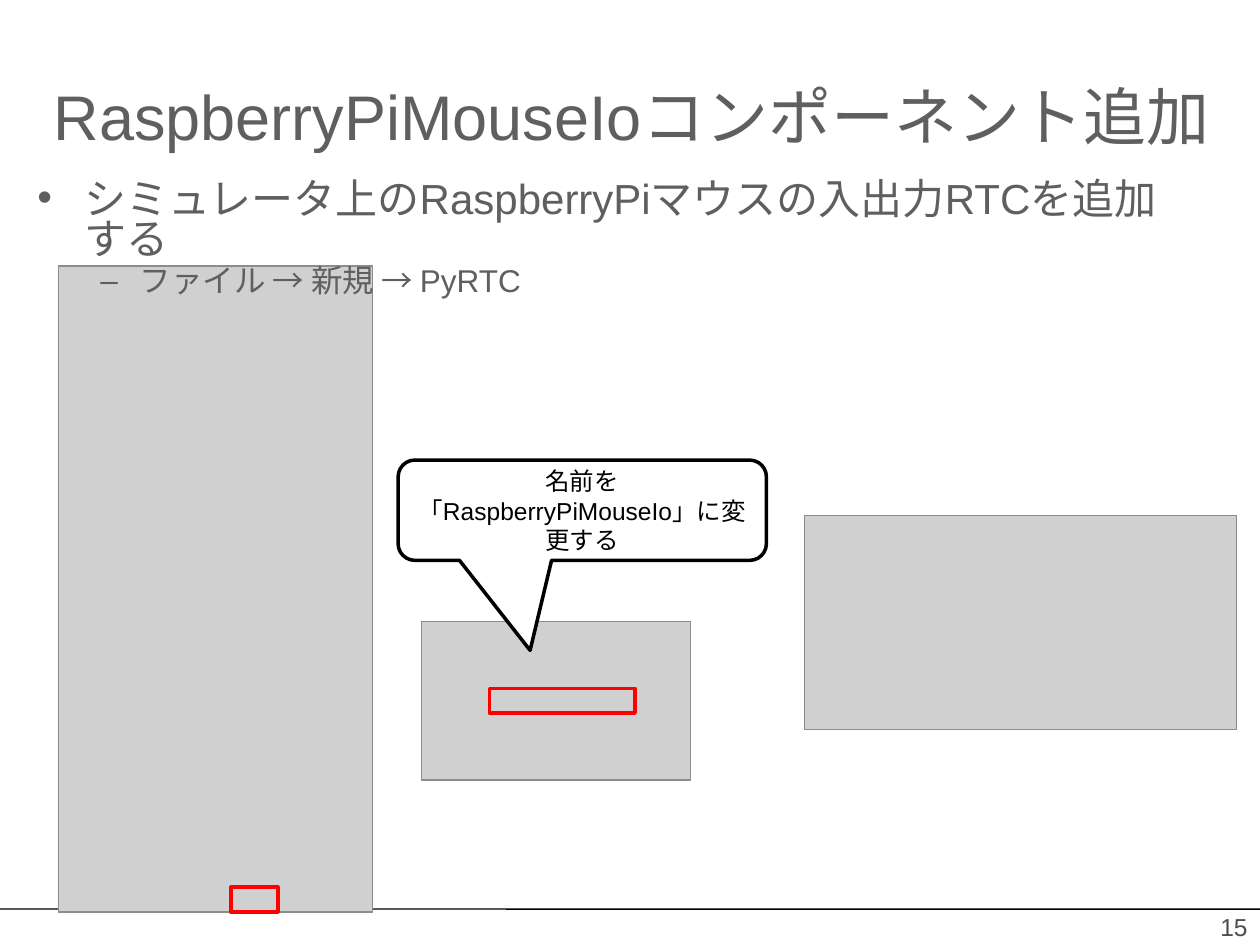
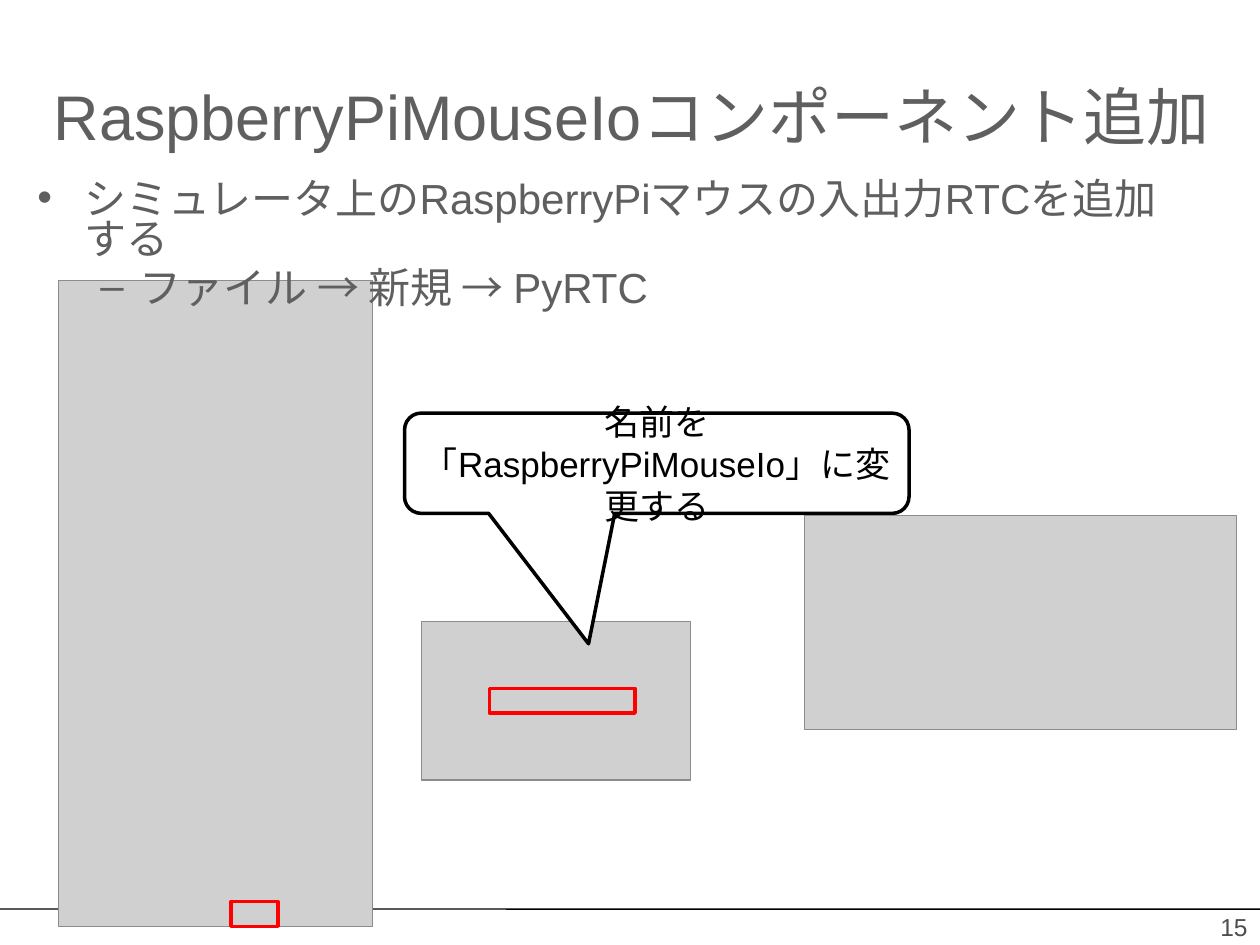
Before and after one commit to OpenRTM/RTM_Tutorial, a slide deck: slide 15 of ppt/Choreonoid入門.pptx. Drawn at 1260x945 pixels with LibreOffice and Linux fonts; fonts in the diff are those of the drawing; grey boxes stand for pictures; background and template pictures are left out. Boxes give left, top, right and bottom in pixels: in the first picture for what was removed or moved away, otherwise in the second. Text is boxed around its words. In the diff, an @@ line names an element or a change of style, - is before the commit and + after.

```diff
--- a/ppt/Choreonoid入門.pptx
+++ b/ppt/Choreonoid入門.pptx
@@ text at (140,260,648,313): size 18 to 24 pt in "ファイル → 新規 → PyRTC"; more space between paragraphs @@
@@ picture: place and size @@
-picture at (58,266,372,912)
+picture at (58,280,372,926)
@@ rounded speech box "名前を「RaspberryPiMouseIo」に変更する": place and size @@
-rounded speech box "名前を「RaspberryPiMouseIo」に変更する" at (398,460,766,561)
+rounded speech box "名前を「RaspberryPiMouseIo」に変更する" at (404,413,908,514)
@@ rounded speech box "名前を「RaspberryPiMouseIo」に変更する" at (404,413,908,514): size 14 to 20 pt; proportions changed @@
@@ rectangle: place and size @@
-rectangle at (231,887,277,912)
+rectangle at (231,902,277,927)
```
Also in this commit, not shown: 15 other slides changed, 32 other files.
